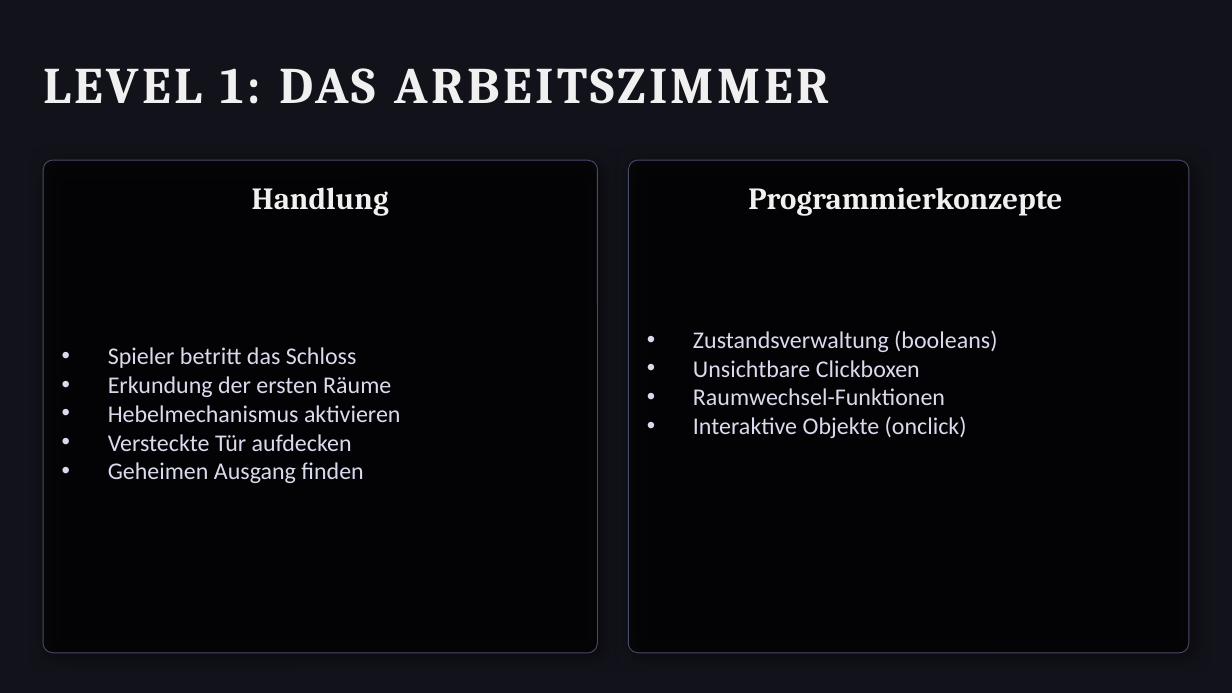
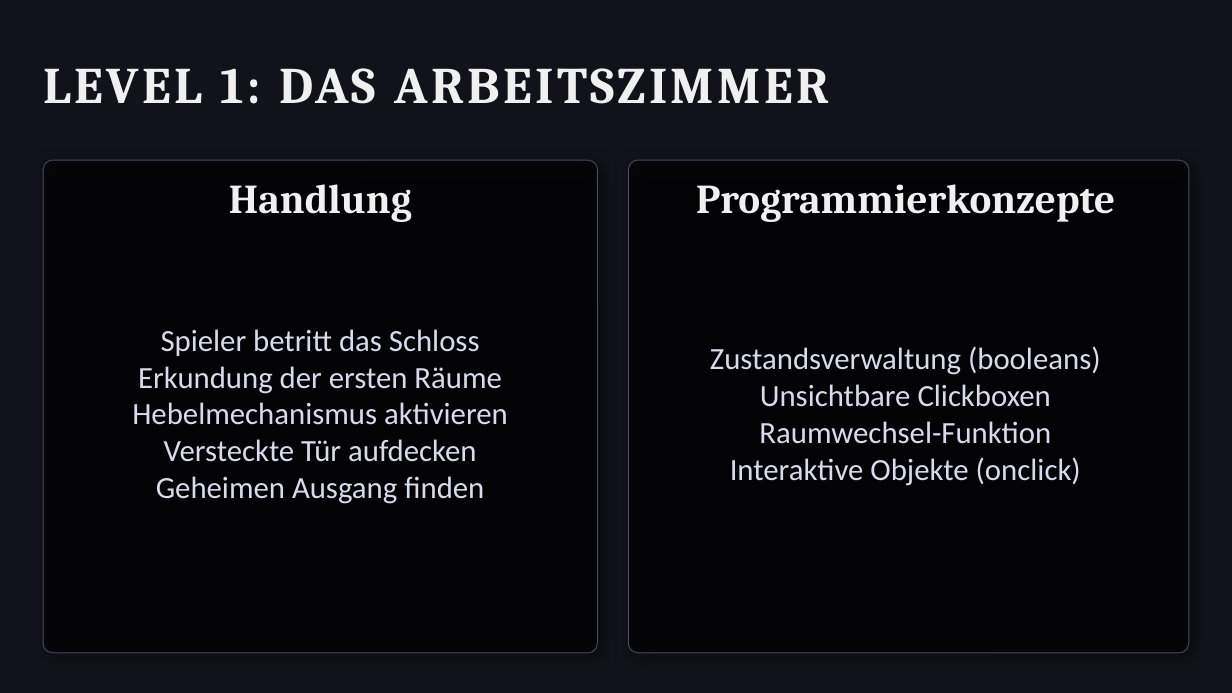
Before and after one commit to htl-leo-medtwt-projects/2526-2bhitm-sommerprojekt-FelixLangeder, a slide deck: slide 4 of documentation/Schloss_der_Finsternis.pptx (slide 5 before the commit). Drawn at 1232x693 pixels with LibreOffice and Linux fonts; fonts in the diff are those of the drawing; background and template pictures are left out. Boxes give left, top, right and bottom in pixels: in the first picture for what was removed or moved away, otherwise in the second. Text is boxed around its words. In the diff, an @@ line names an element or a change of style, - is before the commit and + after.

```diff
--- a/documentation/Schloss_der_Finsternis.pptx
+++ b/documentation/Schloss_der_Finsternis.pptx
@@ text "Handlung" at (229, 184, 412, 222): size 18 to 24 pt @@
@@ text "Programmierkonzepte" at (696, 184, 1115, 222): size 18 to 24 pt @@
@@ text "Spieler betritt das Schloss" at (132, 329, 508, 504): size 14 to 18 pt; alignment left to centre; bullet • to none @@
@@ text at (710, 346, 1101, 486): size 14 to 18 pt in "Zustandsverwaltung (booleans)", "Unsichtbare Clickboxen", "Interaktive Objekte (onclick)"; alignment left to centre; bullet • to none @@
@@ text at (759, 421, 1051, 444): text changed; size 14 to 18 pt @@
-• Raumwechsel-Funktionen
+Raumwechsel-Funktion
```
Also in this commit, not shown: 3 other slides changed, 1 slide removed, 1 other file.
